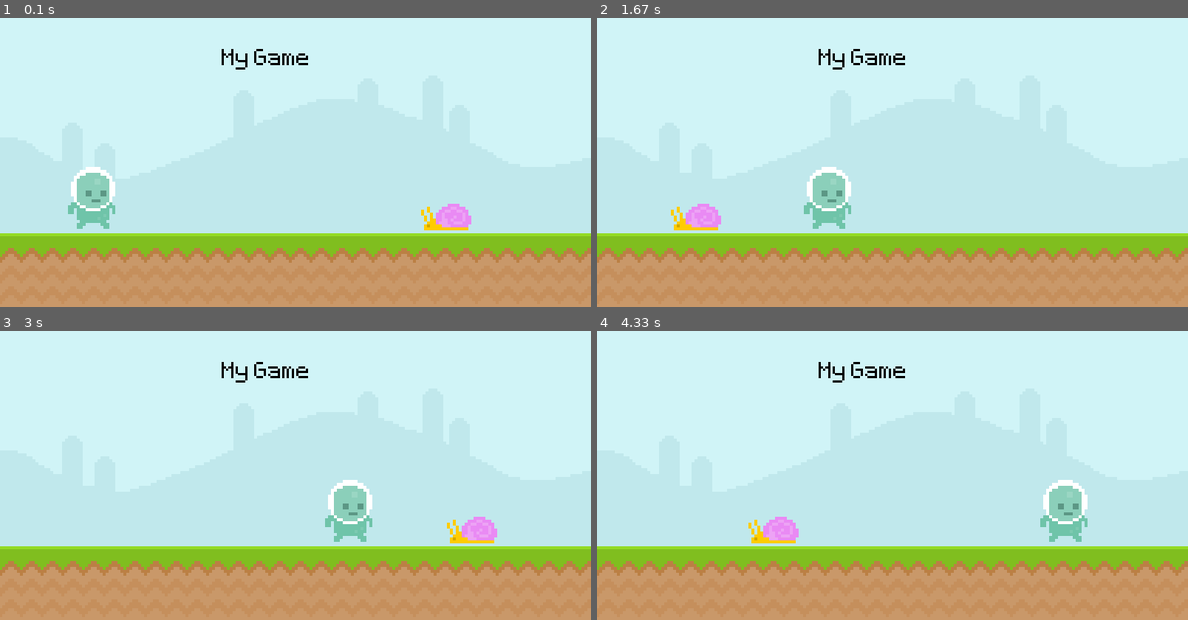
Above: before the commit, frames 1-4 (two rows, left to right).
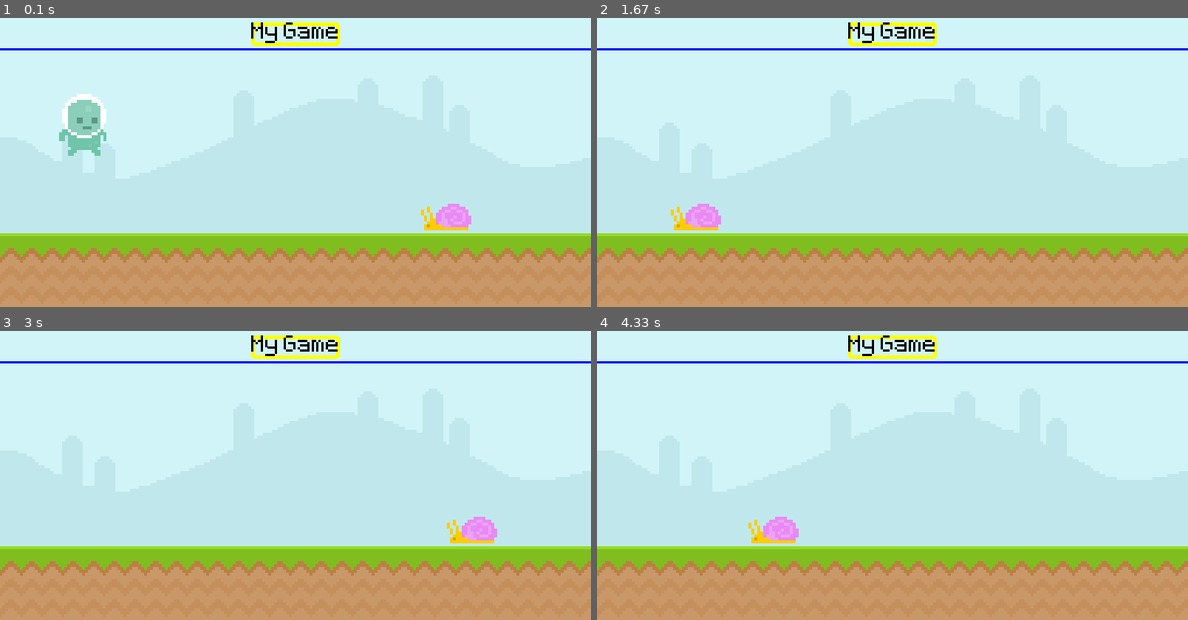
Above: after the commit, the same moments.

Repository: vw-lee/code-learning
Game: pygame game, started from python/pygame-intro.py
Same seed, same stepped clock (60 frames per second), same inputs: the game is played once before the commit and once after it.
Inputs (mouse positions are in pixels of both pictures, inside the frame that each line leads up to):
- Up to frame 1 (0.1 s): no input
- Up to frame 2 (1.67 s): press the mouse at (691, 32) at 0.37 s; move the mouse to (750, 49) at 0.47 s; release the mouse at (803, 67) at 0.6 s; press the mouse at (691, 32) at 0.7 s; move the mouse to (685, 98) at 0.8 s; release the mouse at (673, 165) at 0.93 s; tap Space at 1 s; press the mouse at (691, 32) at 1.37 s; move the mouse to (868, 81) at 1.47 s; release the mouse at (1046, 133) at 1.6 s
- Up to frame 3 (3 s): press the mouse at (94, 345) at 2.2 s; move the mouse to (200, 461) at 2.3 s; release the mouse at (301, 579) at 2.43 s; press the mouse at (94, 345) at 2.87 s; move the mouse to (88, 394) at 2.97 s
- Up to frame 4 (4.33 s): release the mouse at (673, 443) at 3.1 s; press the mouse at (691, 345) at 3.2 s; move the mouse to (715, 423) at 3.3 s; release the mouse at (738, 501) at 3.43 s; press the mouse at (691, 345) at 4.03 s; move the mouse to (727, 354) at 4.13 s; release the mouse at (762, 362) at 4.27 s

The runs differ from the first frame. In frame 1, 4.3% of the frame differs, in the area x 0-100%, y 1-73%; in frame 2, 3.0%; in frame 3, 3.0%; in frame 4, 3.0%.

Commit message:
did more on pygame

Diff:
--- a/python/pygame-intro.py
+++ b/python/pygame-intro.py
@@ -1,4 +1,12 @@
+'''
+TODO
+
+
+
+'''
 import pygame
+from sys import exit
+
 pygame.init()
 width = 800
 height = 400
@@ -12,54 +20,108 @@
 # convert_alpha() makes the game run faster
 canvas_sky = pygame.image.load('graphics/sky.png').convert_alpha()
 canvas_ground = pygame.image.load('graphics/ground.png').convert_alpha()
-canvas_text = test_font.render('My Game', False, 'Black')
 
+# get the rectangle of the image outline
+score_surf = test_font.render('My Game', False, 'Black')
+score_rect = score_surf.get_rect(center = (400, 30))
+
+snail_surf = pygame.image.load('graphics/snail/snail1.png').convert_alpha()
+snail_rect = snail_surf.get_rect(topleft = (600, 260))
+
+player_surf = pygame.image.load('graphics/player/player_walk_1.png').convert_alpha()
+player_rect = player_surf.get_rect(topleft = (80, 210))
+
+
+# functions
 object_pos = 0
 def boundary_check_fn(object_pos):
     if object_pos < -100:
         object_pos = 800
     elif object_pos > 800:
         object_pos = -100
-    else:
-        print('waiting!')
-    print(object_pos)
     return object_pos
 
+player_gravity = -20
+player_movement = False
+player_movement_dir = 'none'
 
-snail_surf = pygame.image.load('graphics/snail/snail1.png').convert_alpha()
-snail_rect = snail_surf.get_rect(topleft = (600, 260))
+def gravity_fn(player_current_pos):
+    return player_current_pos
 
-player_surf = pygame.image.load('graphics/player/player_walk_1.png').convert_alpha()
-# get the rectangle of the image outline
-player_rect = player_surf.get_rect(topleft = (80, 210))
 
 while True:
     for event in pygame.event.get():
         if event.type == pygame.QUIT:
             pygame.quit()
             exit()
-        # draw all the elements
-        # update everything
+        # monitors mouse movement
+        # if event.type == pygame.MOUSEMOTION:
+        #     print(event.pos)
+        #     if player_rect.collidepoint(event.pos):
+        #         print('mouse collision with player')
+
+        if event.type == pygame.MOUSEBUTTONDOWN:
+            player_movement = True
+            if event.pos[0] < player_rect.x:
+                player_gravity = -20
+                player_movement_dir = 'left'
+                print('left')
+            if event.pos[0] > player_rect.x:
+                player_gravity = -20
+                player_movement_dir = 'right'
+                print('right')
+        else:
+            player_movement = False
+
+
+
+        # check if a key is pressed, with de-bouncing
+        if event.type == pygame.KEYDOWN:
+            if event.key == pygame.K_SPACE:
+                player_gravity = -20
+
+
 
     # origin point is Top Left of the canvas
     screen.blit(canvas_sky, (0, 0))
     screen.blit(canvas_ground, (0, 300))
-    screen.blit(canvas_text, (300, 50))
+    pygame.draw.rect(screen, 'Yellow', score_rect, 5, 5)
+    pygame.draw.line(screen, 'Blue', (0,50), (800,50), 3)
+    screen.blit(score_surf, score_rect)
 
+    '''
+    enviornment objects
+    '''
     snail_rect.left -= 5
     snail_rect.left = boundary_check_fn(snail_rect.left)
     screen.blit(snail_surf, snail_rect)
 
-    player_rect.left += 2
+    '''
+    player
+    '''
+
+    player_gravity += 1
+    player_rect.y += player_gravity
+    # implementing a floor
+    if player_rect.y > 210:
+        player_rect.y = 210
+
+    if (player_movement == True) & (player_movement_dir == 'left'):
+        player_rect.left -= 20
+    if (player_movement == True) & (player_movement_dir == 'right'):
+        player_rect.left += 20
+
     player_rect.left = boundary_check_fn(player_rect.left)
     screen.blit(player_surf, player_rect)
+
 
     # collision check, boolean value
     player_rect.colliderect(snail_rect)
 
     mouse_pos = pygame.mouse.get_pos()
     if player_rect.collidepoint(mouse_pos):
-        print('collision')
+        print('mouse collision')
+
 
     pygame.display.update()
     # capping the FPS to 60
